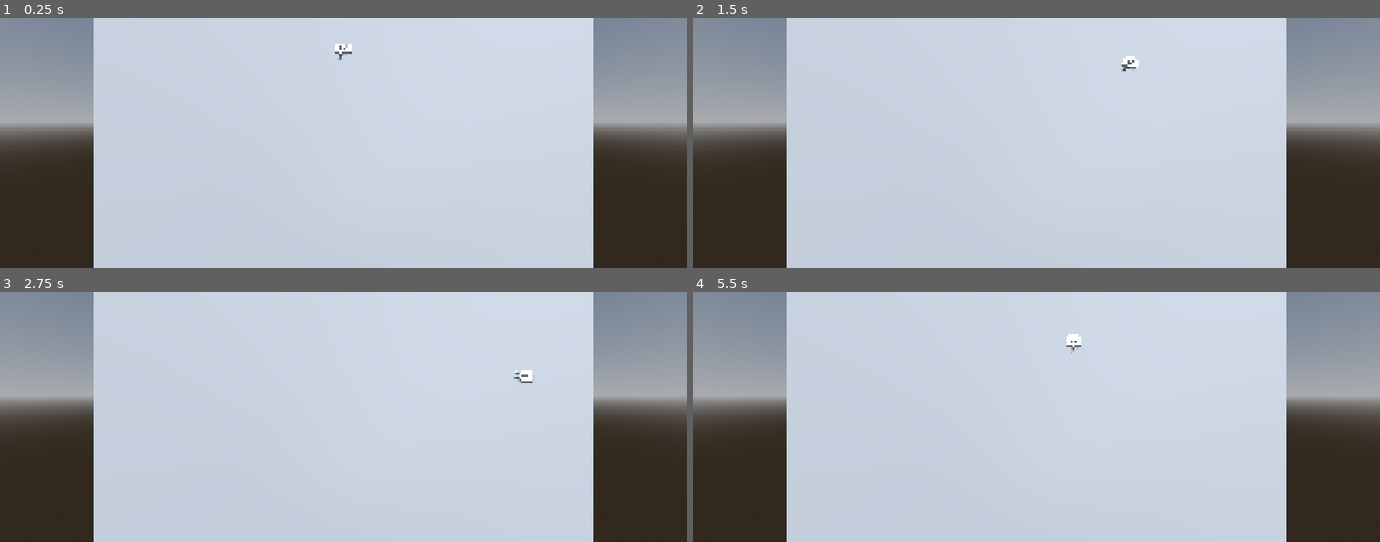
Above: before the commit, frames 1-4 (two rows, left to right).
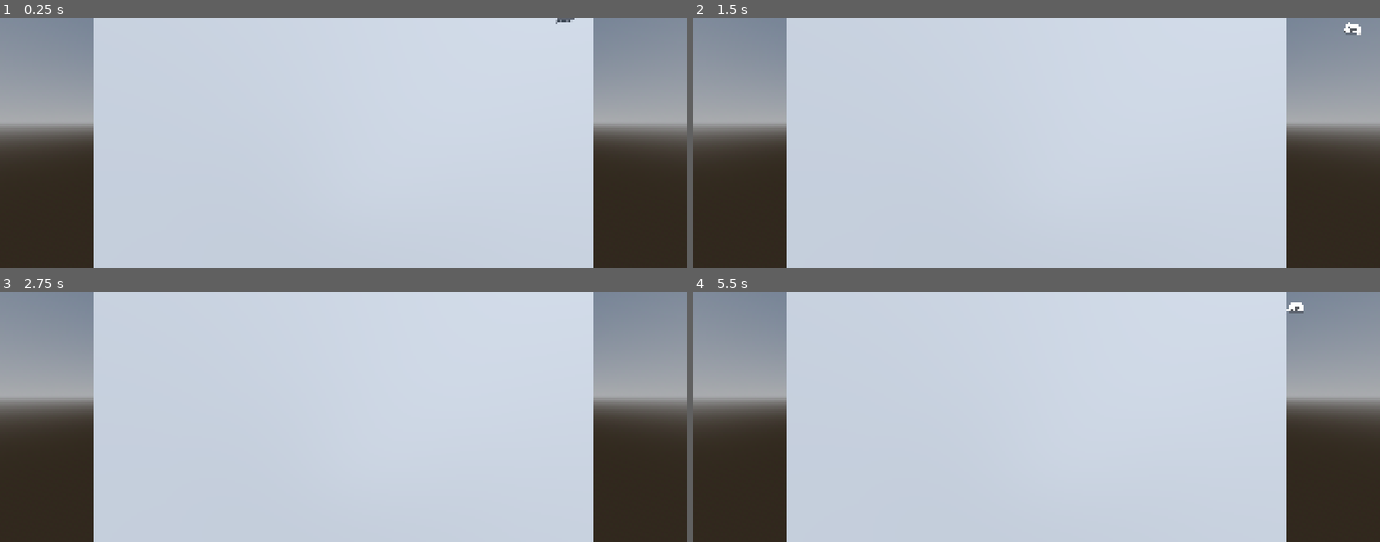
Above: after the commit, the same moments.

Repository: pepsp/tank
Game: Godot game, scene res://scenes/game.tscn
Two runs of this game, one before a commit and one after it. Both use one fixed random seed, a clock stepped at 60 frames per second and the inputs below.
Inputs (mouse positions are in pixels of both pictures, inside the frame that each line leads up to):
- Up to frame 1 (0.25 s): no input
- Up to frame 2 (1.5 s): tap Enter at 0.5 s; move the mouse to (1187, 130) at 0.52 s; hold D (right) 0.53-1.28 s; move the mouse to (899, 155) at 1.27 s; hold S (down) from 1.28 s (still down)
- Up to frame 3 (2.75 s): move the mouse to (412, 362) at 2.02 s; release S (down) at 2.03 s; hold D (right) from 2.03 s (still down)
- Up to frame 4 (5.5 s): move the mouse to (1002, 467) at 2.77 s; release D (right) at 2.78 s; hold W (up) 2.78-3.53 s; move the mouse to (1242, 454) at 3.52 s; hold A (left) 3.53-5.03 s; move the mouse to (830, 379) at 4.27 s; move the mouse to (1070, 417) at 5.02 s; hold S (down) from 5.03 s (still down)

The runs differ from the first frame. In frame 1, 0.2% of the frame differs, in the area x 48-84%, y 0-17%; in frame 2, 0.2%, in the area x 62-98%, y 1-22%; in frame 3, 0.1%; in frame 4, 0.2%.

Commit message:
level and camera sizes set, coodenates for camera edges set to print

Diff:
--- /dev/null
+++ b/scenes/game.gd
@@ -0,0 +1,39 @@
+
+extends Node3D
+
+@onready var camera: Camera3D = $Camera3D
+
+func _ready():
+	var limites = obtener_limites_visibles()
+
+	print("ESQUINAS VISIBLES DEL PISO:")
+
+	for punto in limites:
+		print(punto)
+
+
+func obtener_limites_visibles() -> Array[Vector3]:
+	var pantalla = camera.get_viewport().get_visible_rect().size
+
+	var esquinas = [
+		Vector2(0, 0),
+		Vector2(pantalla.x, 0),
+		Vector2(pantalla.x, pantalla.y),
+		Vector2(0, pantalla.y)
+	]
+
+	var plano_piso = Plane(Vector3.UP, 0.0)
+	var puntos: Array[Vector3] = []
+
+	for esquina in esquinas:
+		var origen = camera.project_ray_origin(esquina)
+		var direccion = camera.project_ray_normal(esquina)
+
+		var punto = plano_piso.intersects_ray(
+			origen, direccion
+		)
+
+		if punto != null:
+			puntos.append(punto)
+
+	return puntos
--- a/scenes/game.tscn
+++ b/scenes/game.tscn
@@ -1,5 +1,6 @@
 [gd_scene format=3 uid="uid://b1upp6gkrgseb"]
 
+[ext_resource type="Script" uid="uid://nnue8w1otgbg" path="res://scenes/game.gd" id="1_lnu2h"]
 [ext_resource type="PackedScene" uid="uid://bip0786jkj4e3" path="res://scenes/player.tscn" id="1_uwrxv"]
 [ext_resource type="PackedScene" uid="uid://ikad7uuoc1s2" path="res://scenes/level.tscn" id="2_yqjtg"]
 
@@ -16,6 +17,7 @@
 glow_enabled = true
 
 [node name="Game" type="Node3D" unique_id=1276897628]
+script = ExtResource("1_lnu2h")
 
 [node name="DirectionalLight3D" type="DirectionalLight3D" parent="." unique_id=686140508]
 transform = Transform3D(-0.8660254, -0.43301278, 0.25, 0, 0.49999997, 0.86602545, -0.50000006, 0.75, -0.43301266, 0, 0, 0)
@@ -32,6 +34,6 @@
 far = 35.08
 
 [node name="Player" parent="." unique_id=1460161014 instance=ExtResource("1_uwrxv")]
-transform = Transform3D(1, 0, 0, 0, 1, 0, 0, 0, 1, 0, 0, -6.254446)
+transform = Transform3D(1, 0, 0, 0, 1, 0, 0, 0, 1, 10.66, 0, -8.48)
 
 [node name="Level" parent="." unique_id=1654944058 instance=ExtResource("2_yqjtg")]
Not shown, added: scenes/game.gd.uid
